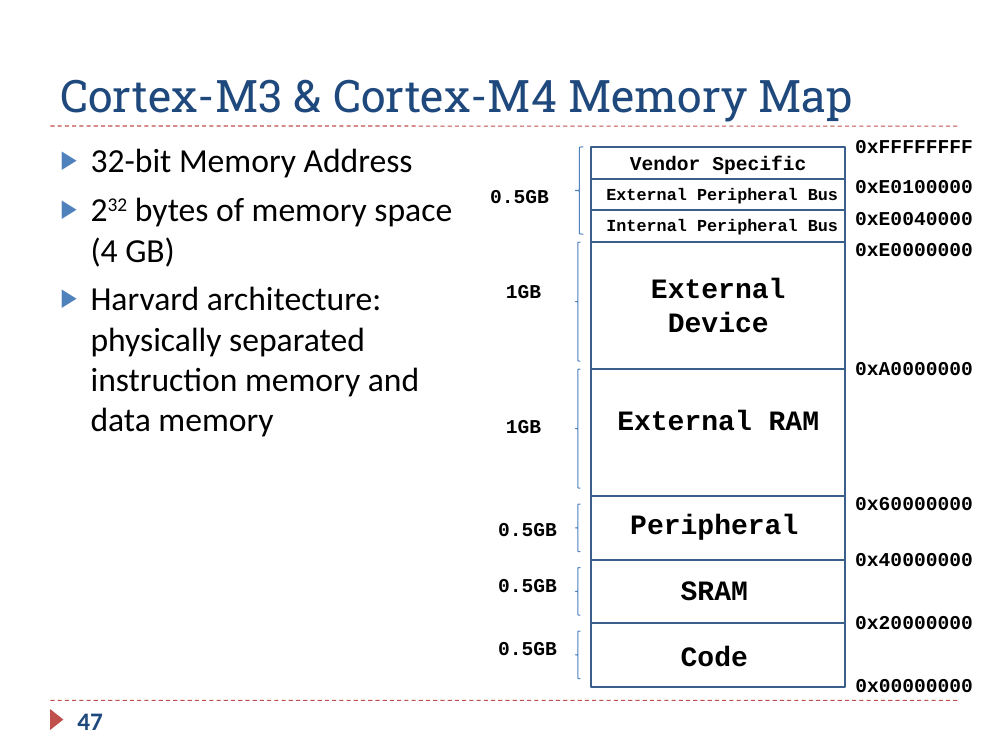
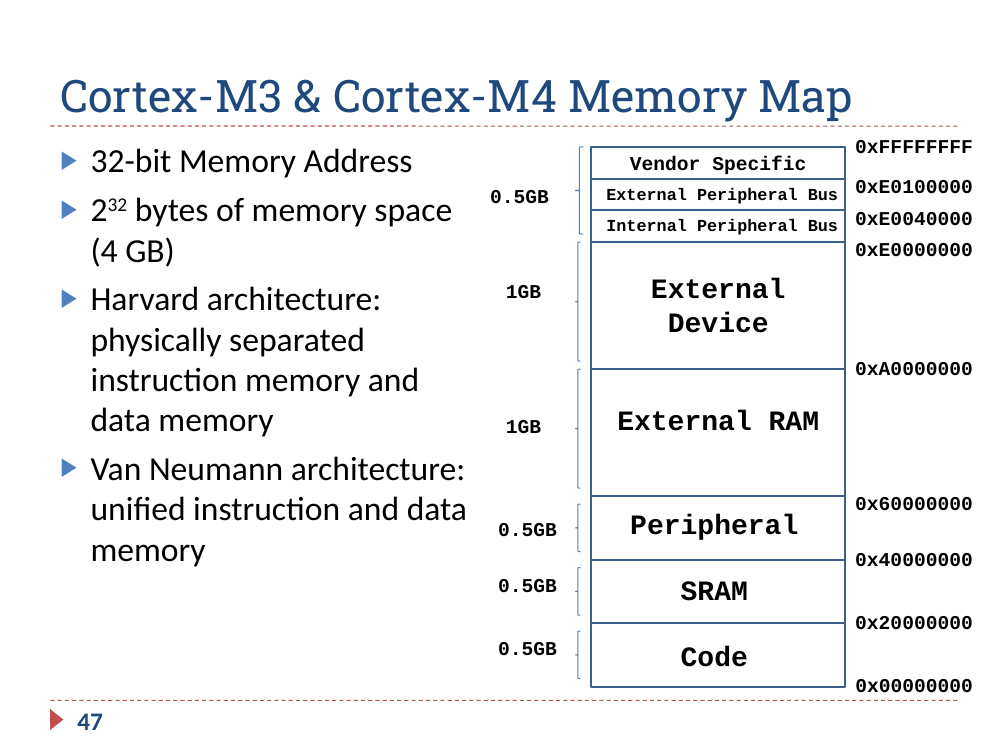
Before and after one commit to guhofstra/CSC111Fa26, a slide deck: slide 47 of PPTs/Ch5_ARM_Load_Store.pptx. Drawn at 1008x756 pixels with LibreOffice and Linux fonts; fonts in the diff are those of the drawing. Boxes give left, top, right and bottom in pixels: in the first picture for what was removed or moved away, otherwise in the second. Text is boxed around its words. In the diff, an @@ line names an element or a change of style, - is before the commit and + after.

```diff
--- a/PPTs/Ch5_ARM_Load_Store.pptx
+++ b/PPTs/Ch5_ARM_Load_Store.pptx
@@ text at (91,456,467,567): paragraph added @@
+▶ Van Neumann architecture: unified instruction and data memory
```
Also in this commit, not shown: 8 other slides changed, 4 other files.
